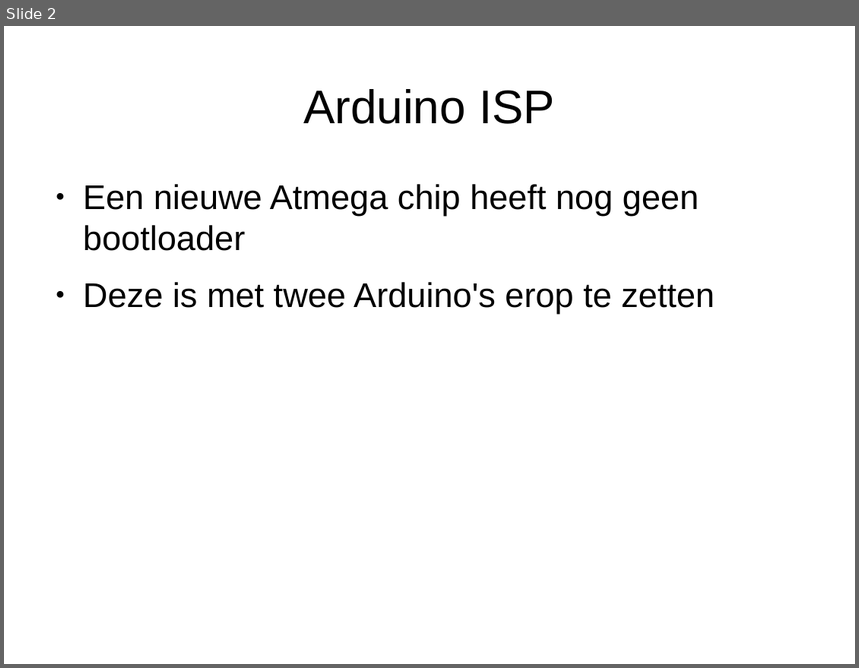
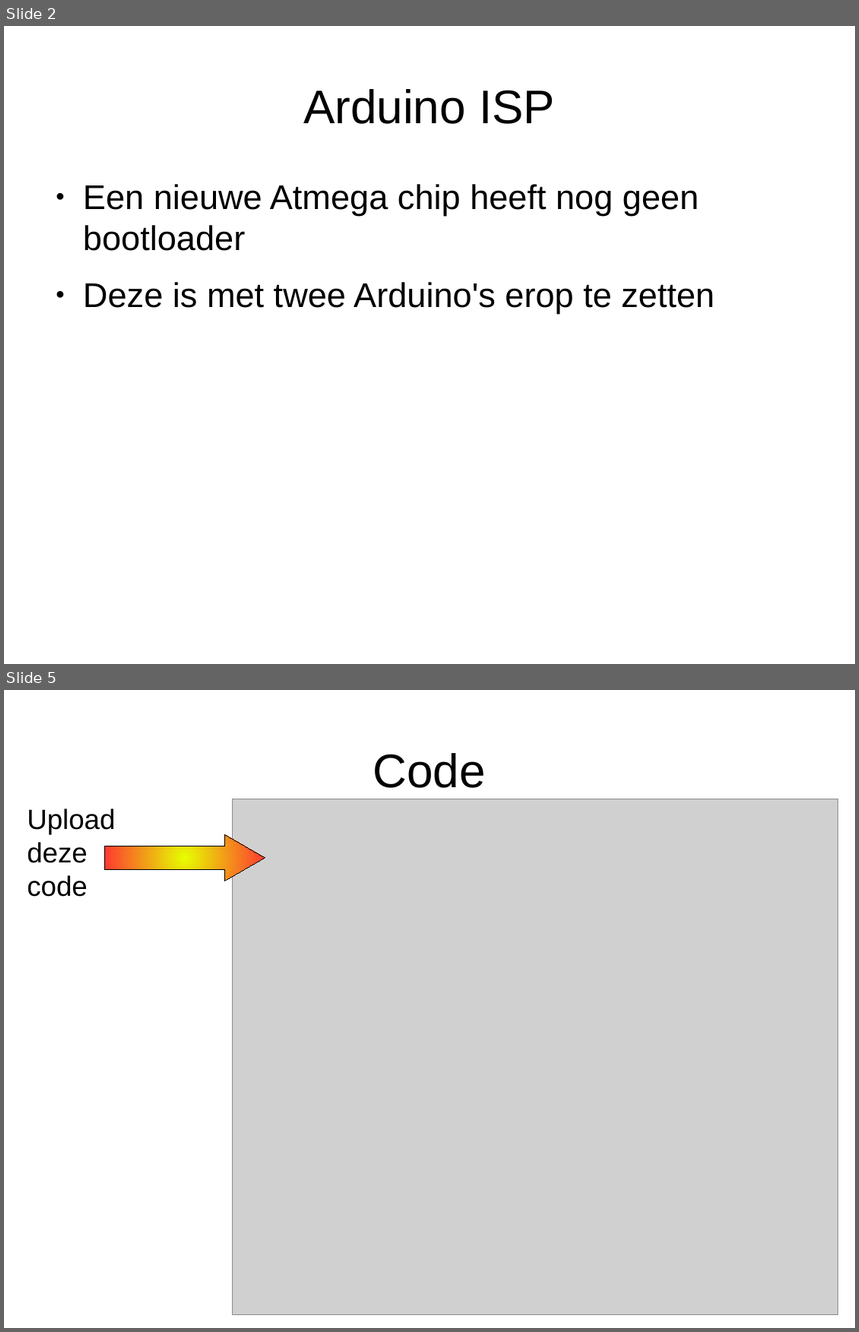
Before and after one commit to djog/arduino_cursus, a slide deck: Raw/ArduinoIsp.odp. Shown one above the other, each under a label of ours: slide 2 before the commit, slides 2 and 5 after it; the slides between them are not shown. The pictures are 859x668 and 859x1332 pixels, drawn with LibreOffice and Linux fonts; fonts in the diff are those of the drawing; grey boxes stand for pictures. Boxes give left, top, right and bottom in pixels: in the first picture for what was removed or moved away, otherwise in the second. Text is boxed around its words. In the diff, an @@ line names an element or a change of style, - is before the commit and + after.

```diff
--- a/Raw/ArduinoIsp.odp
+++ b/Raw/ArduinoIsp.odp
@@ slide 5 added at [4,690,855,1328], background #FFFFFF @@
@@ title added at [373,753,486,788], 44 pt, text #000000 @@
+Code
@@ picture added at [233,799,838,1315] @@
@@ text added at [27,809,115,897], 26 pt, text #000000 @@
+Upload
+deze code
@@ right arrow added at [104,834,265,881], fill gradient #E6FF00 to #FF3333, outline #000000 0 pt @@
```
Also in this commit, not shown: 1 slide changed, 4 other slides added, 1 slide removed, 6 other files.
